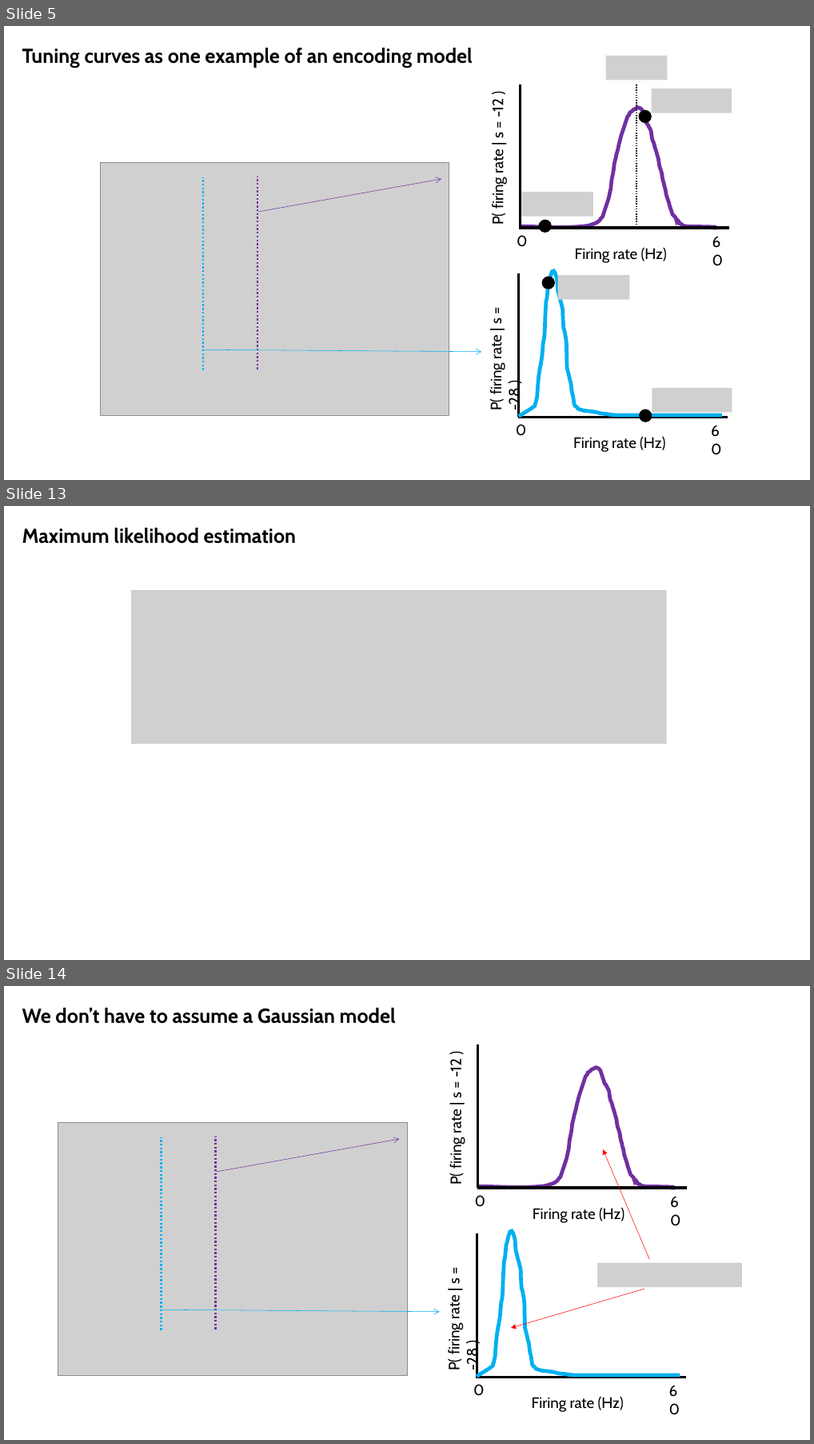
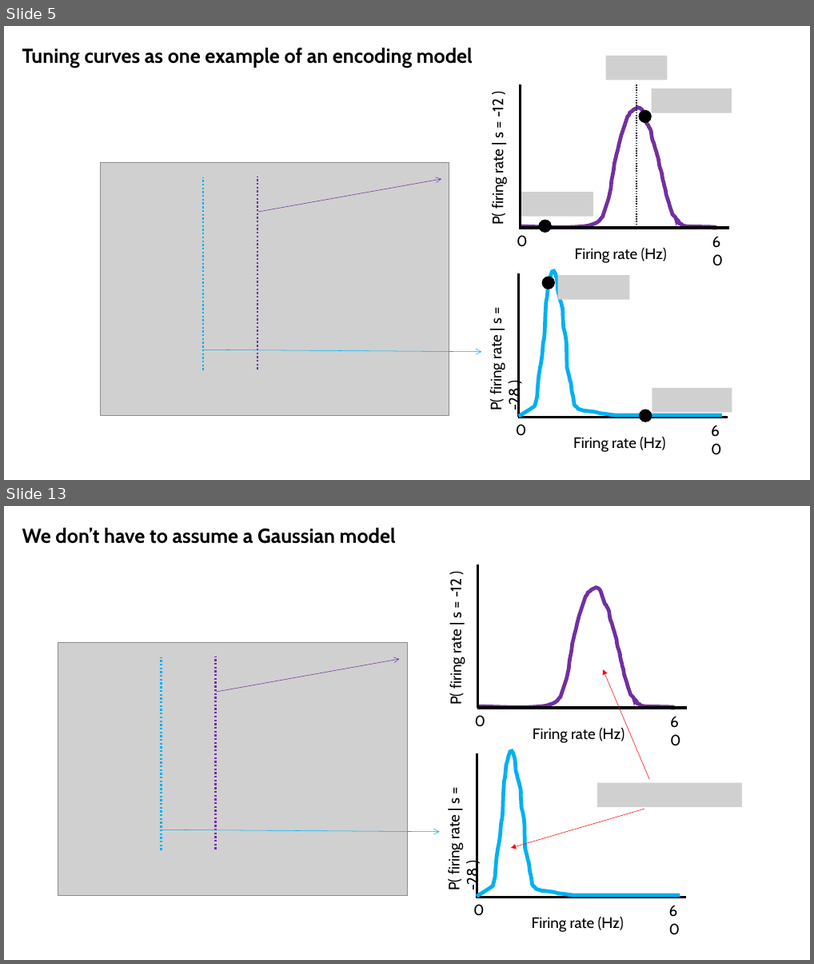
Before and after one commit to SaberaTalukder/Chen_Institute_DataSAI_for_Neuroscience, a slide deck: 07_06_22_day2_dynamical_time_series/slides/day2_practical.pptx. Shown one above the other, each under a label of ours: slides 5, 13 and 14 before the commit, slides 5 and 13 after it; the slides between them are not shown. The pictures are 814x1444 and 814x964 pixels, drawn with LibreOffice and Linux fonts; fonts in the diff are those of the drawing; grey boxes stand for pictures. Boxes give left, top, right and bottom in pixels: in the first picture for what was removed or moved away, otherwise in the second. Text is boxed around its words. In the diff, an @@ line names an element or a change of style, - is before the commit and + after.

```diff
--- a/07_06_22_day2_dynamical_time_series/slides/day2_practical.pptx
+++ b/07_06_22_day2_dynamical_time_series/slides/day2_practical.pptx
@@ slide 13 removed at (x1=4, y1=506, x2=810, y2=960), background #FFFFFF @@
@@ text removed at (x1=22, y1=528, x2=296, y2=544) @@
-Maximum likelihood estimation
@@ picture removed at (x1=131, y1=590, x2=667, y2=744) @@
@@ what was slide 14 is now slide 13 @@
```
Also in this commit, not shown: 1 slide changed, 6 slides added, 6 other slides removed, 1 other file.
